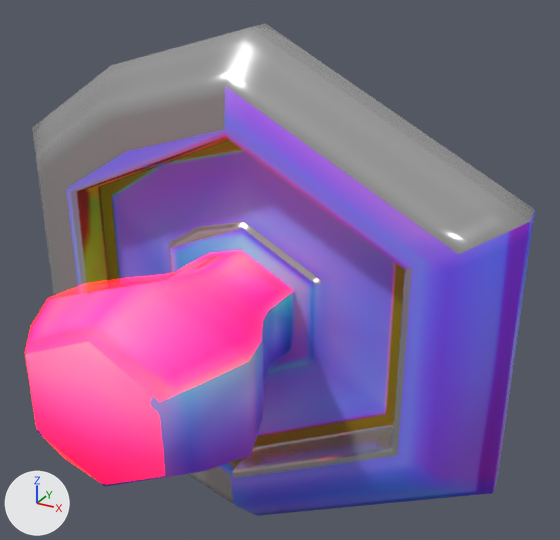
Two versions of the Blender file Models/GroupD/Factory Kit/Factory Decoration/Lights/FD-007 WallLights.blend, one commit apart.
Rendered twice from a 50 mm camera at (0.0698, -0.1189, 0.0639) aimed at (0.0114, -0.0128, 0.0109). Every picture has the same lights, and +X, +Y and +Z are marked at lower left.

Names of what the first picture shows: 'FD-007-WallLights', 'FD-007-WallLights-HP'.
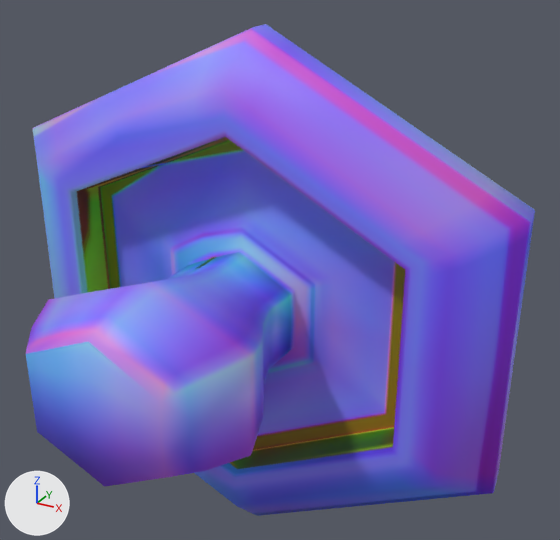
Location of each change, (x1, y1, x2, y2) in pixels of the pictures (560 x 540 px):
'FD-007-WallLights-HP', hidden
    before: (25, 24, 534, 503)

What the commit changed:
Object 'FD-007-WallLights-HP' (ob_fd_007_walllights_hp) is now hidden.
